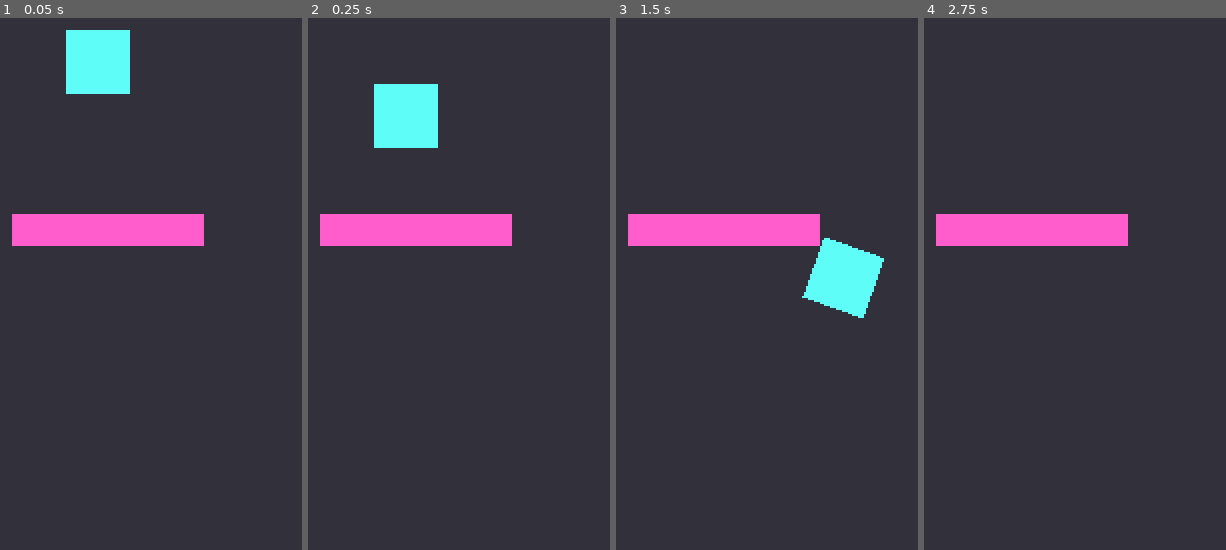
Above: before the commit, frames 1-4 (left to right).
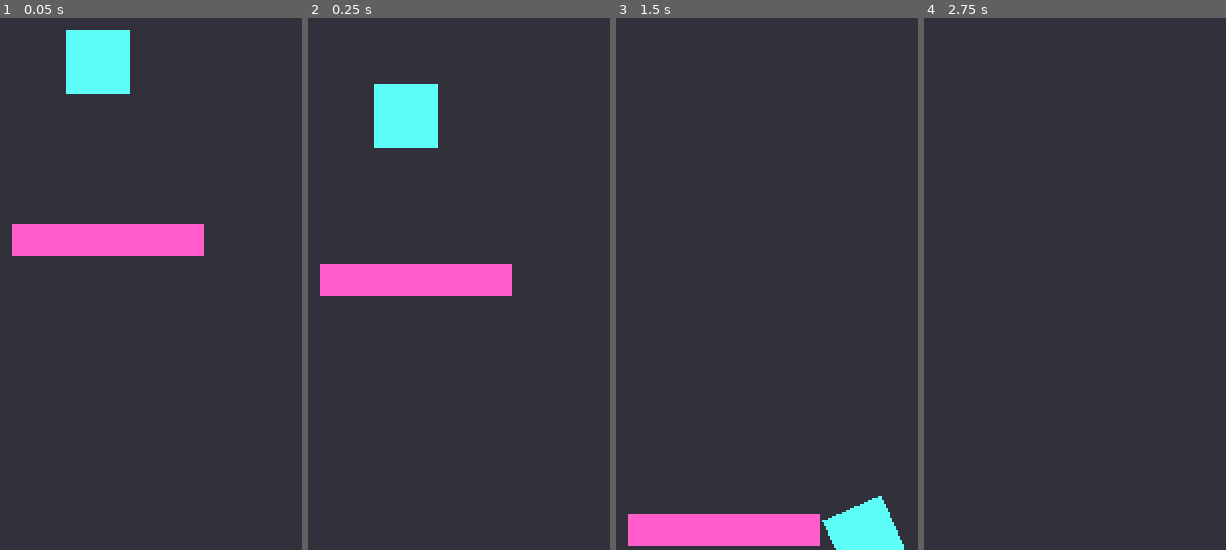
Above: after the commit, the same moments.

Repository: emilykrohn/NeonNightscape
Game: Godot game, scene res://Scenes/main.tscn
Same seed, same stepped clock (60 frames per second), same inputs: the game is played once before the commit and once after it.
Inputs:
- Up to frame 1 (0.05 s): no input
- Up to frame 2 (0.25 s): no input
- Up to frame 3 (1.5 s): hold D (right) 0.53-1.28 s; hold A (left) from 1.28 s (still down)
- Up to frame 4 (2.75 s): release A (left) at 2.03 s; hold D (right) from 2.03 s (still down)

The runs differ from the first frame. In frame 1, 2.4% of the frame differs, in the area x 3-68%, y 36-45%; in frame 2, 7.6%; in frame 3, 12%, in the area x 3-96%, y 36-100%; in frame 4, 3.8%.

Commit message:
Platforms move down

Diff:
--- a/Scenes/platform.tscn
+++ b/Scenes/platform.tscn
@@ -1,11 +1,13 @@
-[gd_scene load_steps=3 format=3 uid="uid://pg5evkyxertt"]
+[gd_scene load_steps=4 format=3 uid="uid://pg5evkyxertt"]
 
+[ext_resource type="Script" path="res://Scripts/platform.gd" id="1_jyk7u"]
 [ext_resource type="Texture2D" uid="uid://2535nf5njlxn" path="res://Art/Platform.png" id="1_rknin"]
 
 [sub_resource type="RectangleShape2D" id="RectangleShape2D_vh5ci"]
 size = Vector2(96, 16.5)
 
 [node name="Platform" type="StaticBody2D"]
+script = ExtResource("1_jyk7u")
 
 [node name="Sprite2D" type="Sprite2D" parent="."]
 position = Vector2(0, -4.61)
--- /dev/null
+++ b/Scripts/platform.gd
@@ -0,0 +1,6 @@
+extends StaticBody2D
+
+var speed := 100
+
+func _process(delta):
+	global_position.y += speed * delta
